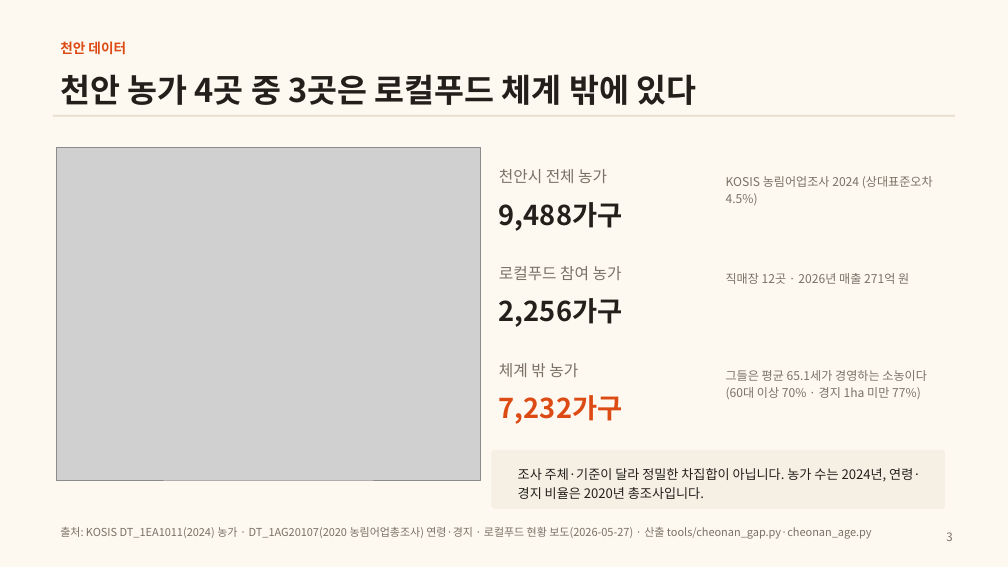
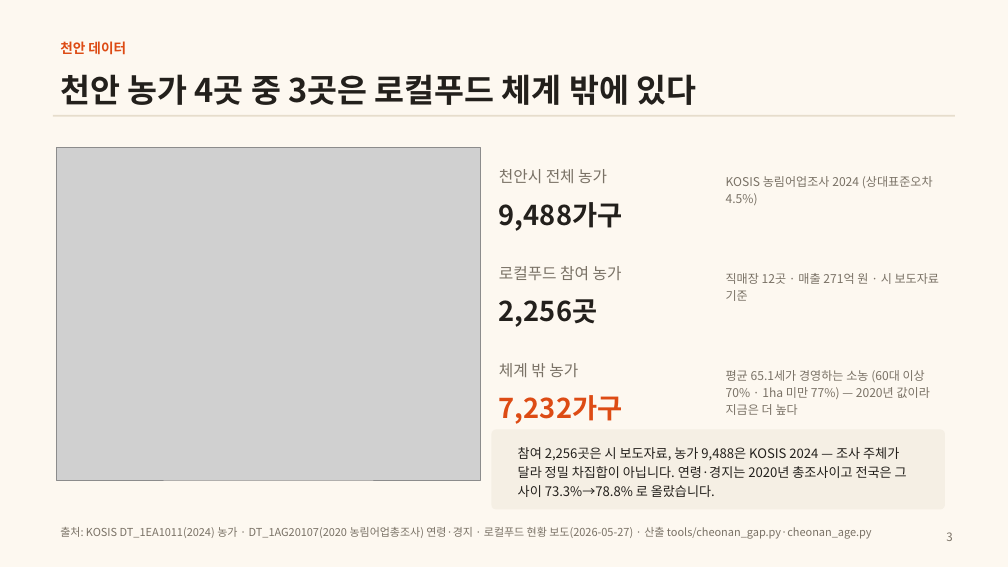
Before and after one commit to nenae16-creator/onfarm, a slide deck: slide 3 of outputs/ON-FARM_천안_기획서.pptx. Drawn at 1008x567 pixels with LibreOffice and Linux fonts; fonts in the diff are those of the drawing; grey boxes stand for pictures. Boxes give left, top, right and bottom in pixels: in the first picture for what was removed or moved away, otherwise in the second. Text is boxed around its words. In the diff, an @@ line names an element or a change of style, - is before the commit and + after.

```diff
--- a/outputs/ON-FARM_천안_기획서.pptx
+++ b/outputs/ON-FARM_천안_기획서.pptx
@@ text at (499, 299, 598, 327): text changed @@
-2,256가구
+2,256곳
@@ text at (726, 273, 940, 301): text changed @@
-직매장 12곳 · 2026년 매출 271억 원
+직매장 12곳 · 매출 271억 원 · 시 보도자료 기준
@@ text at (726, 370, 930, 415): text changed @@
-그들은 평균 65.1세가 경영하는 소농이다 (60대 이상 70% · 경지 1ha 미만 77%)
+평균 65.1세가 경영하는 소농 (60대 이상 70% · 1ha 미만 77%) — 2020년 값이라 지금은 더 높다
@@ rounded rectangle: place and size @@
-rounded rectangle at (492, 450, 945, 509)
+rounded rectangle at (492, 430, 945, 510)
@@ text at (518, 447, 907, 497): text changed @@
-조사 주체·기준이 달라 정밀한 차집합이 아닙니다. 농가 수는 2024년, 연령·경지 비율은 2020년 총조사입니다.
+참여 2,256곳은 시 보도자료, 농가 9,488은 KOSIS 2024 — 조사 주체가 달라 정밀 차집합이 아닙니다. 연령·경지는 2020년 총조사이고 전국은 그 사이 73.3%→78.8% 로 올랐습니다.
```
Also in this commit, not shown: 4 other files.
